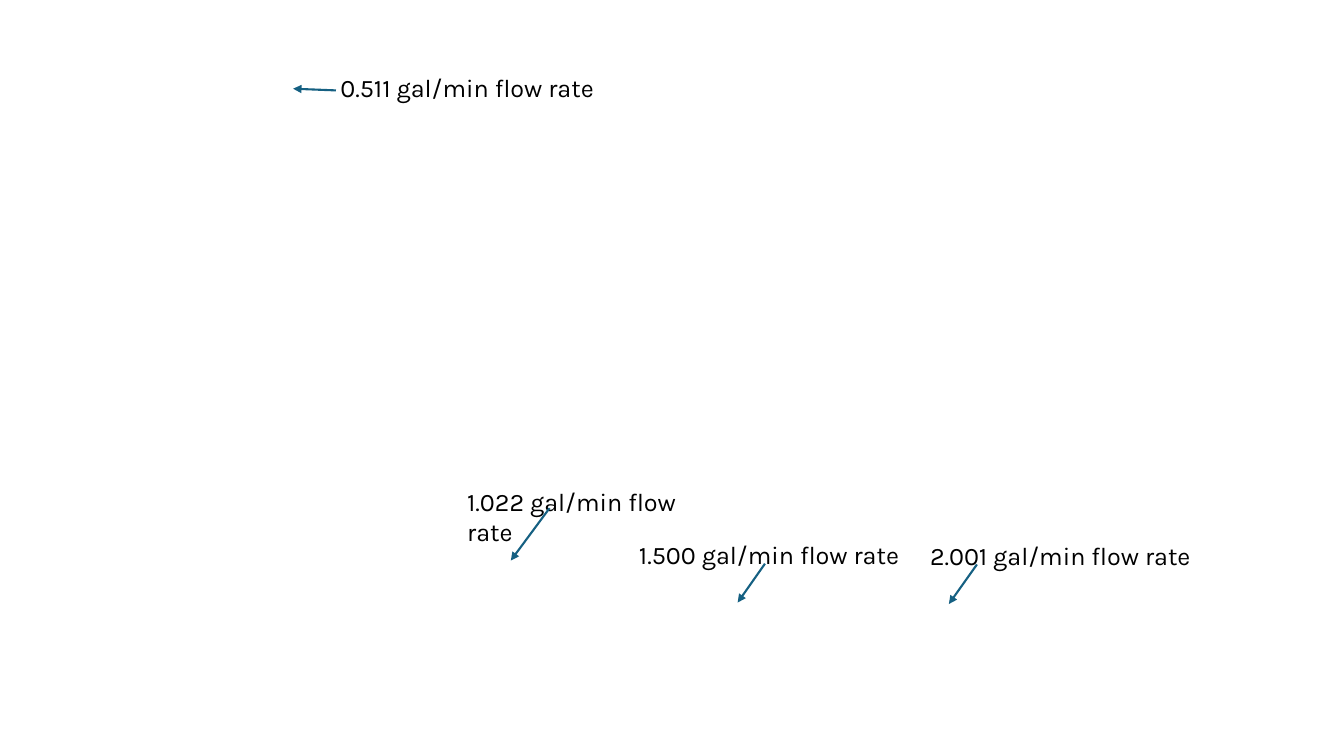
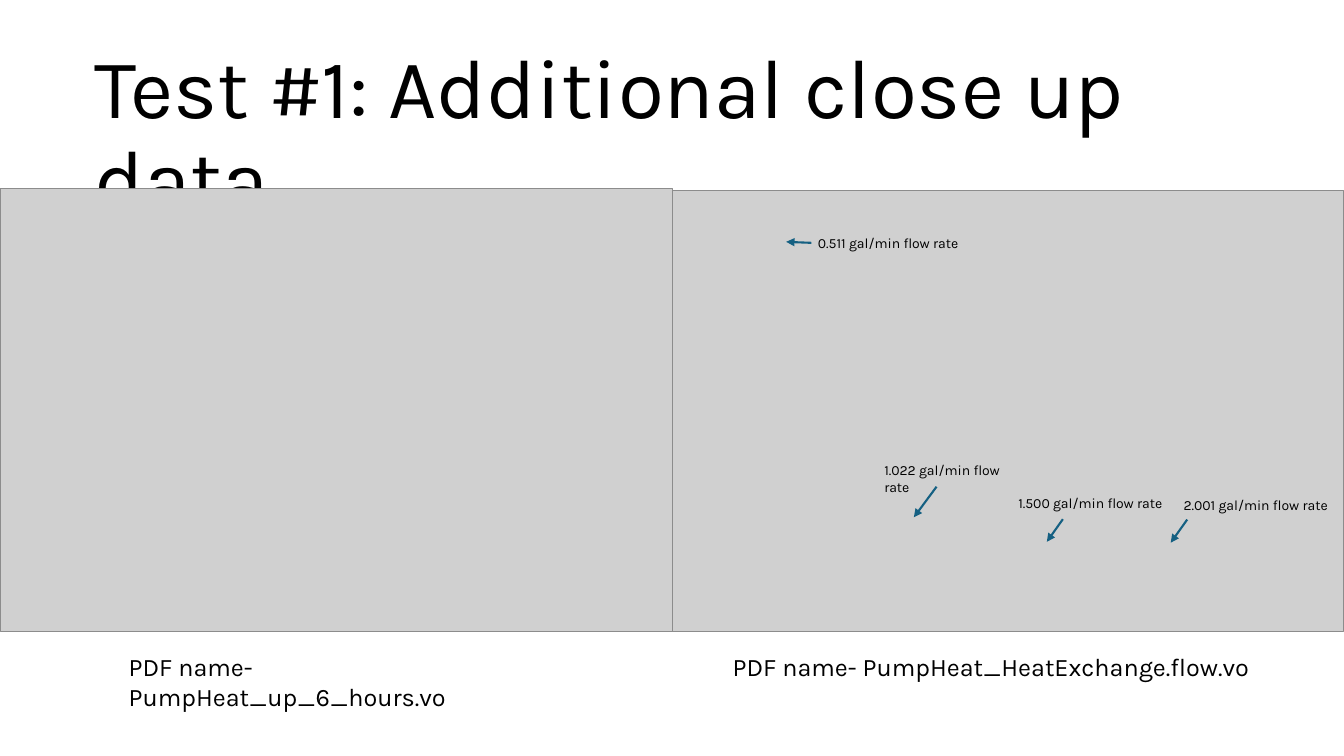
Before and after one commit to ARTS-Laboratory/thermal-loop, a slide deck: slide 3 of resources/Thermal_loop_data/Thermal Loop Data Graphs.pptx (slide 7 before the commit). Drawn at 1344x756 pixels with LibreOffice and Linux fonts; fonts in the diff are those of the drawing; grey boxes stand for pictures; background and template pictures are left out. Boxes give left, top, right and bottom in pixels: in the first picture for what was removed or moved away, otherwise in the second. Text is boxed around its words. In the diff, an @@ line names an element or a change of style, - is before the commit and + after.

```diff
--- a/resources/Thermal_loop_data/Thermal Loop Data Graphs.pptx
+++ b/resources/Thermal_loop_data/Thermal Loop Data Graphs.pptx
@@ text added at box(95, 60, 1124, 189), 60 pt, text #000000 @@
+Test #1: Additional close up data
@@ picture added at box(0, 189, 673, 631) @@
@@ picture added at box(673, 191, 1344, 632) @@
@@ text "0.511 gal/min flow rate": place and size @@
-text "0.511 gal/min flow rate" at box(340, 78, 593, 104)
+text "0.511 gal/min flow rate" at box(818, 237, 958, 252)
@@ arrow moved from (336, 91) - (293, 89) to (812, 243) - (786, 242) @@
@@ text "1.022 gal/min flow rate": place and size @@
-text "1.022 gal/min flow rate" at box(467, 492, 676, 542)
+text "1.022 gal/min flow rate" at box(884, 464, 1000, 492)
@@ arrow moved from (549, 508) - (511, 561) to (937, 487) - (914, 517) @@
@@ size 18 to 10 pt in 4 elements at box(1184, 500, 1328, 514), box(818, 237, 958, 252), box(884, 464, 1000, 492), box(1018, 497, 1162, 512) @@
@@ text "1.500 gal/min flow rate": place and size @@
-text "1.500 gal/min flow rate" at box(639, 545, 899, 570)
+text "1.500 gal/min flow rate" at box(1018, 497, 1162, 512)
@@ text "2.001 gal/min flow rate": place and size @@
-text "2.001 gal/min flow rate" at box(930, 546, 1190, 571)
+text "2.001 gal/min flow rate" at box(1184, 500, 1328, 514)
@@ arrow moved from (765, 564) - (738, 603) to (1063, 519) - (1048, 542) @@
@@ arrow moved from (977, 565) - (949, 604) to (1188, 519) - (1171, 542) @@
@@ text added at box(733, 658, 1249, 683), 18 pt, text #000000 @@
+PDF name- PumpHeat_HeatExchange.flow.vo
@@ text added at box(129, 660, 446, 712), 18 pt, text #000000 @@
+PDF name- PumpHeat_up_6_hours.vo
```
Also in this commit, not shown: 5 other slides changed, 16 slides removed.
